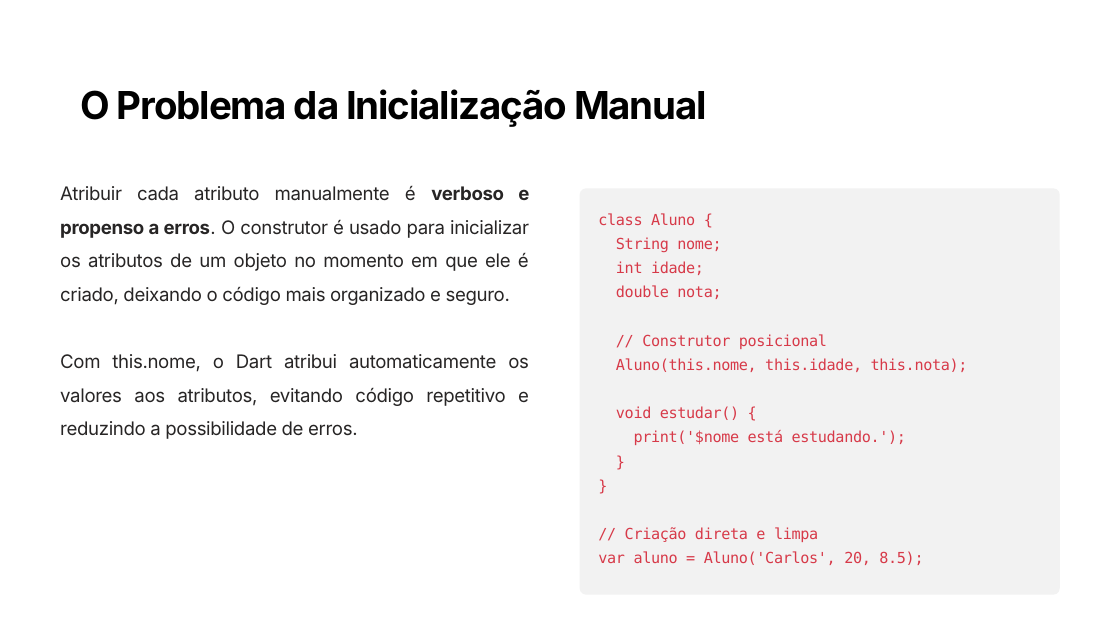
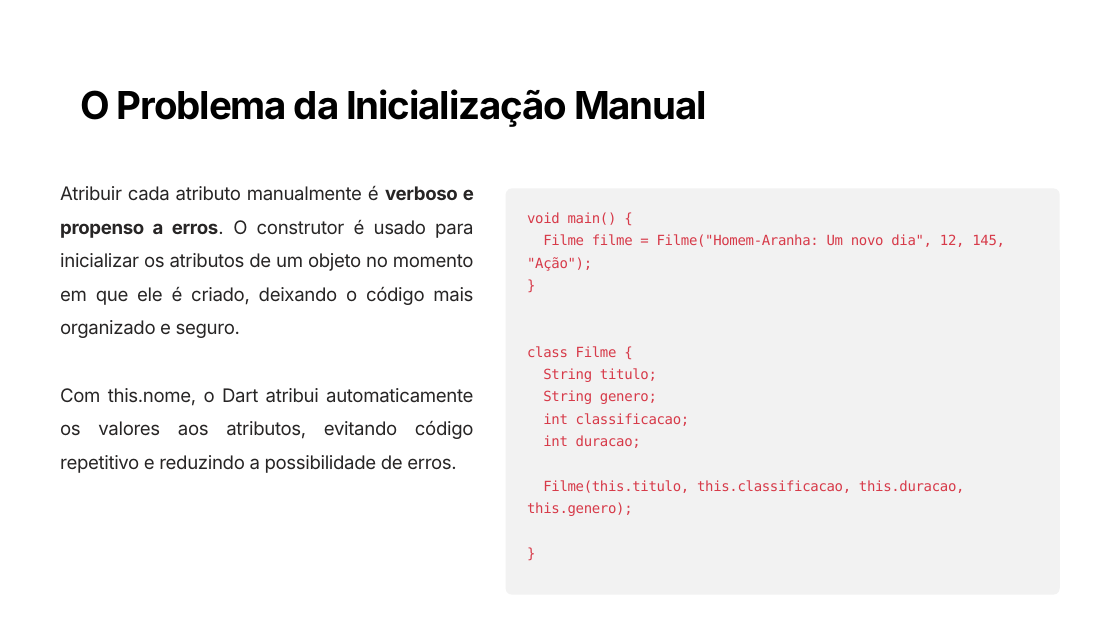
Before and after one commit to PedroMiho/UMC, a slide deck: slide 7 of Desenvolvimento de Aplicações/Pedro/Aula 03 - Introdução a Programação Orientada a Objetos/Introdução a POO.pptx (slide 8 before the commit). Drawn at 1120x630 pixels with LibreOffice and Linux fonts; fonts in the diff are those of the drawing; background and template pictures are left out. Boxes give left, top, right and bottom in pixels: in the first picture for what was removed or moved away, otherwise in the second. Text is boxed around its words. In the diff, an @@ line names an element or a change of style, - is before the commit and + after.

```diff
--- a/Desenvolvimento de Aplicações/Pedro/Aula 03 - Introdução a Programação Orientada a Objetos/Introdução a POO.pptx
+++ b/Desenvolvimento de Aplicações/Pedro/Aula 03 - Introdução a Programação Orientada a Objetos/Introdução a POO.pptx
@@ text "Atribuir cada atributo manualmente é ..." rewrapped from (60,185,529,439) to (60,185,474,473) @@
@@ rounded rectangle: place and size @@
-rounded rectangle at (580,188,1060,595)
+rounded rectangle at (506,188,1060,595)
@@ text "void main() {": place and size @@
-text "void main() {" at (598,213,968,565)
+text "void main() {" at (527,212,1005,516)
@@ text "void main() {" at (527,212,1005,516): size 13 to 12 pt in "}", "}" @@
@@ text at (527,212,1005,247): text changed; size 13 to 12 pt @@
-class Aluno {
-String nome;
-int idade;
-double nota;
-// Construtor posicional
-Aluno(this.nome, this.idade, this.nota);
-void estudar() {
-print('$nome está estudando.');
+void main() {
+Filme filme = Filme("Homem-Aranha: Um novo dia", 12, 145, "Ação");
@@ text at (527,346,965,516): paragraphs added @@
+class Filme {
+String titulo;
+String genero;
+int classificacao;
+int duracao;
+Filme(this.titulo, this.classificacao, this.duracao, this.genero);
@@ text at (598,527,923,565): paragraphs removed @@
-// Criação direta e limpa
-var aluno = Aluno('Carlos', 20, 8.5);
```
Also in this commit, not shown: 3 other slides changed, 2 slides removed, 1 other file.
